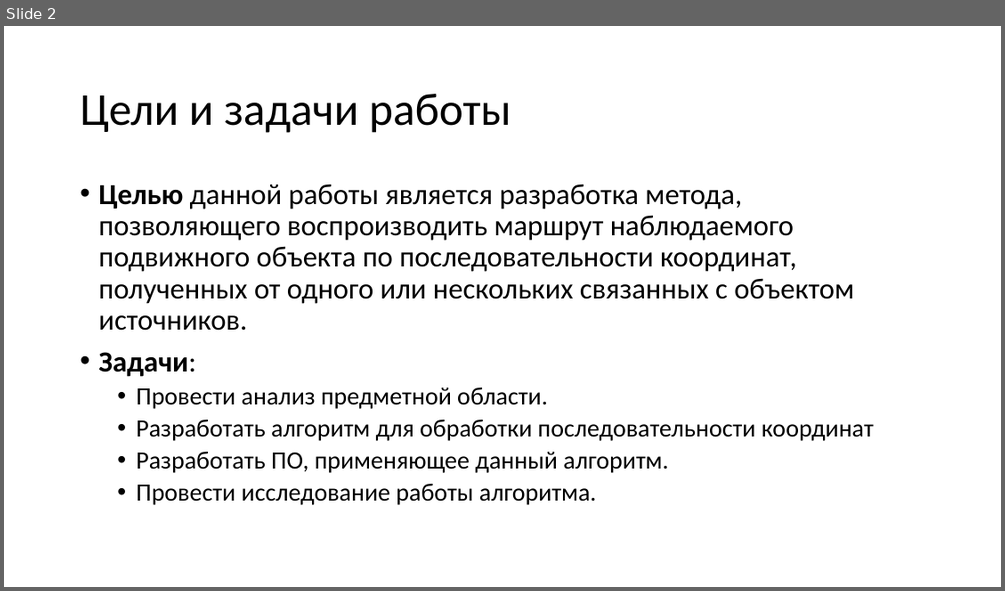
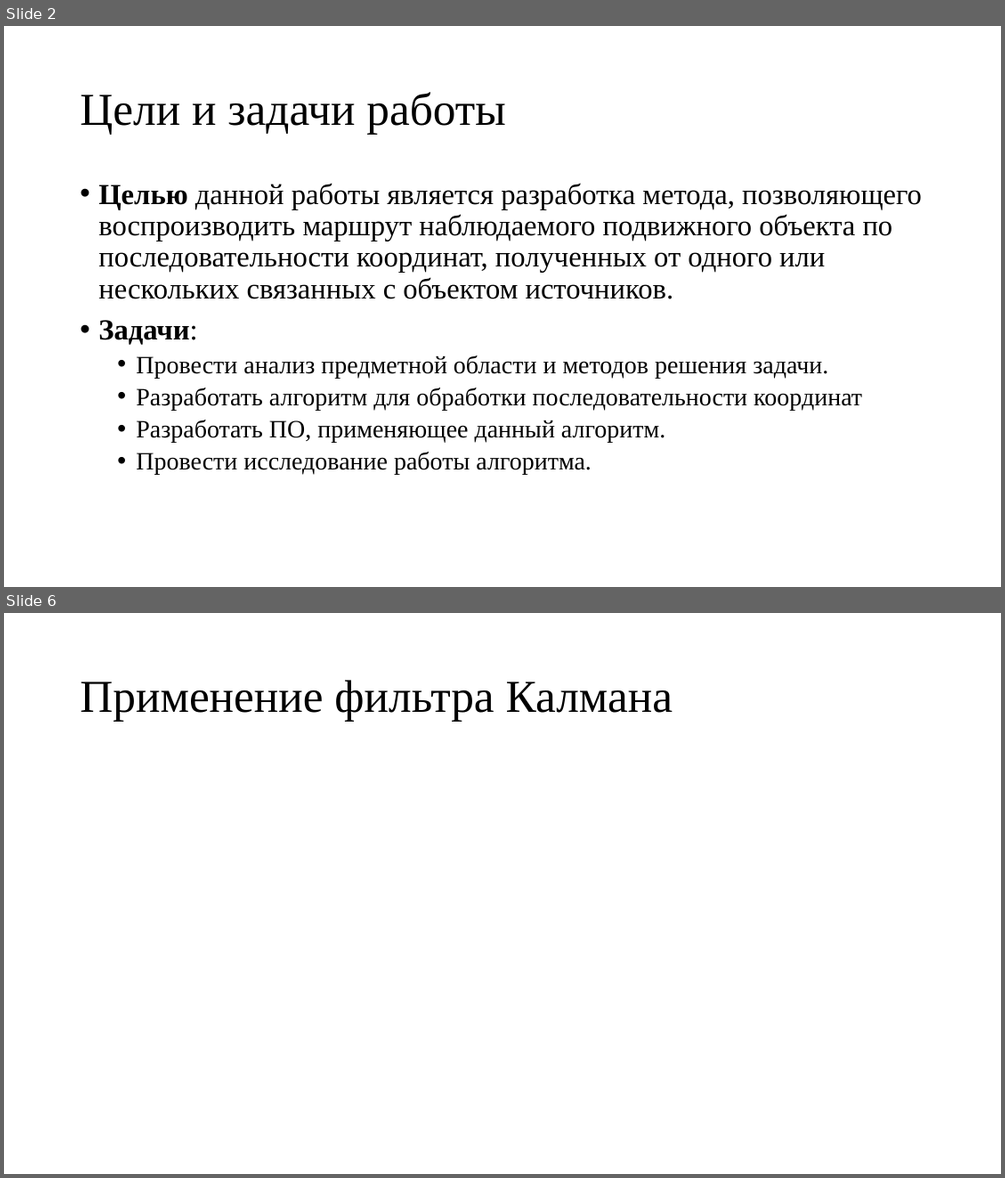
Before and after one commit to kaedvann/TrackFilter, a slide deck: docs/thesis/thesis.pptx. Shown one above the other, each under a label of ours: slide 2 before the commit, slides 2 and 6 after it; the slides between them are not shown. The pictures are 1005x591 and 1005x1178 pixels, drawn with LibreOffice and Linux fonts; fonts in the diff are those of the drawing; grey boxes stand for pictures. Boxes give left, top, right and bottom in pixels: in the first picture for what was removed or moved away, otherwise in the second. Text is boxed around its words. In the diff, an @@ line names an element or a change of style, - is before the commit and + after.

```diff
--- a/docs/thesis/thesis.pptx
+++ b/docs/thesis/thesis.pptx
@@ slide 6 added at box(4, 613, 1001, 1174), background #FFFFFF @@
@@ title added at box(80, 680, 673, 721), 44 pt, text #000000 @@
+Применение фильтра Калмана
@@ slide 2 changed as well @@
@@ title "Цели и задачи работы" at box(80, 92, 505, 134): font Calibri to Times New Roman @@
@@ text at box(98, 183, 922, 474): font Calibri to Times New Roman in "Целью данной работы является разработка метода, позволяющего ...", "Задачи:", "Разработать алгоритм для обработки последовательности коорди ...", "Разработать ПО, применяющее данный алгоритм." and 1 more places @@
@@ text at box(136, 355, 828, 378): text changed; font Calibri to Times New Roman @@
-  • Провести анализ предметной области.
+  • Провести анализ предметной области и методов решения задачи.
```
Also in this commit, not shown: 6 other slides changed, 2 other slides added, 1 slide removed, 6 other files.
